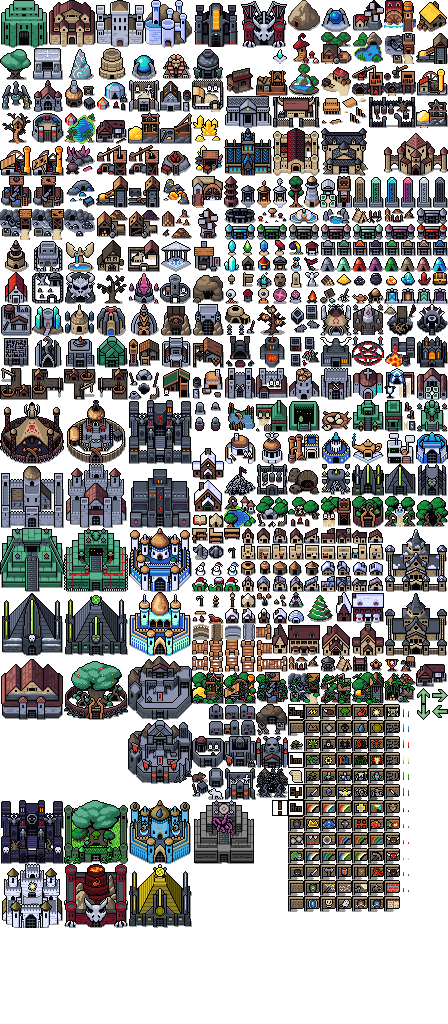
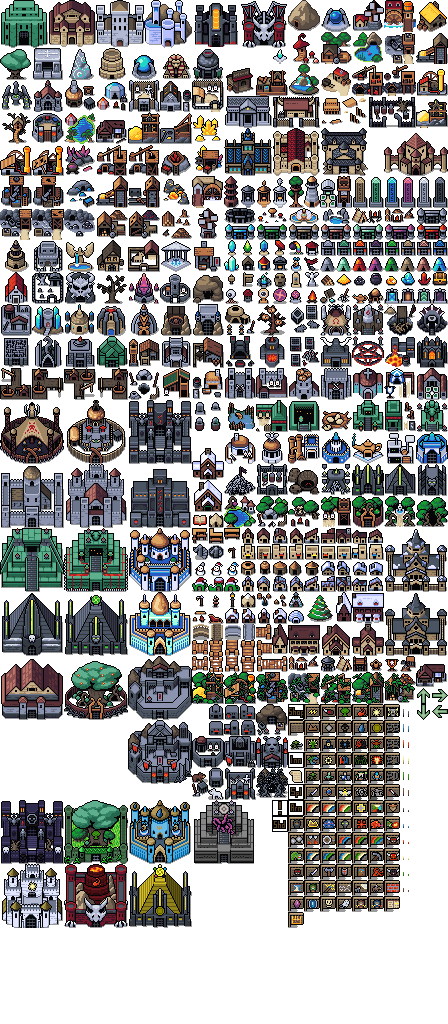
Layered file, before and after one edit (448×1024). Changes by layer:
painted on "buildings.png" over [272, 816, 318, 928]
